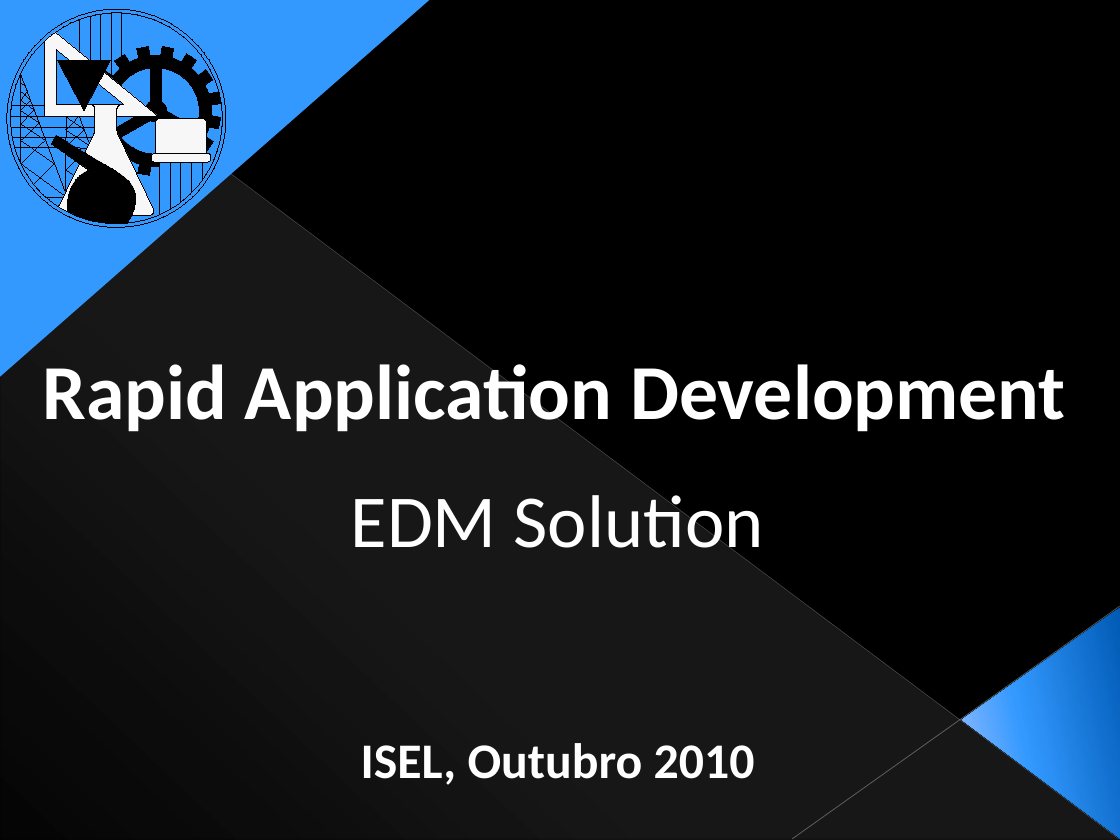
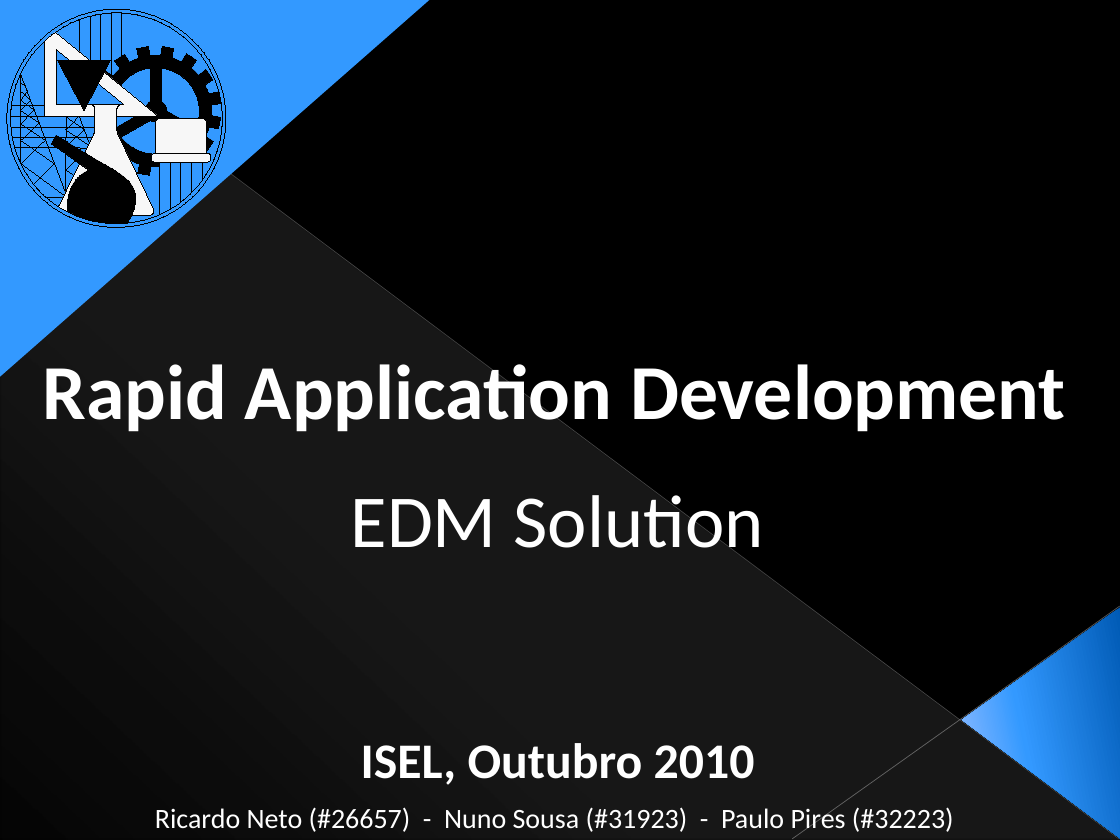
Before and after one commit to Netivski/projectoseminario, a slide deck: slide 1 of Apresentação Final/Presentation Sketch.pptx. Drawn at 1120x840 pixels with LibreOffice and Linux fonts; fonts in the diff are those of the drawing. Boxes give left, top, right and bottom in pixels: in the first picture for what was removed or moved away, otherwise in the second. Text is boxed around its words. In the diff, an @@ line names an element or a change of style, - is before the commit and + after.

```diff
--- a/Apresentação Final/Presentation Sketch.pptx
+++ b/Apresentação Final/Presentation Sketch.pptx
@@ text added at (155,805,954,835), 18 pt, text #FFFFFF @@
+Ricardo Neto (#26657) - Nuno Sousa (#31923) - Paulo Pires (#32223)
```
Also in this commit, not shown: 7 other slides changed.
